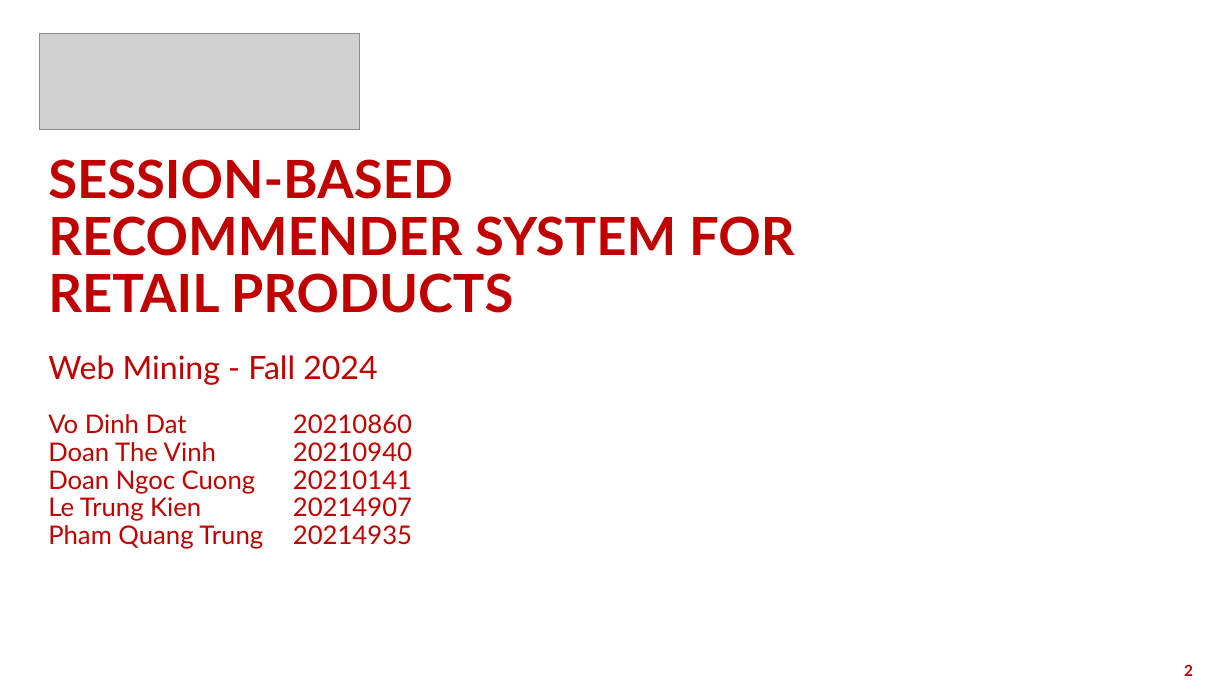
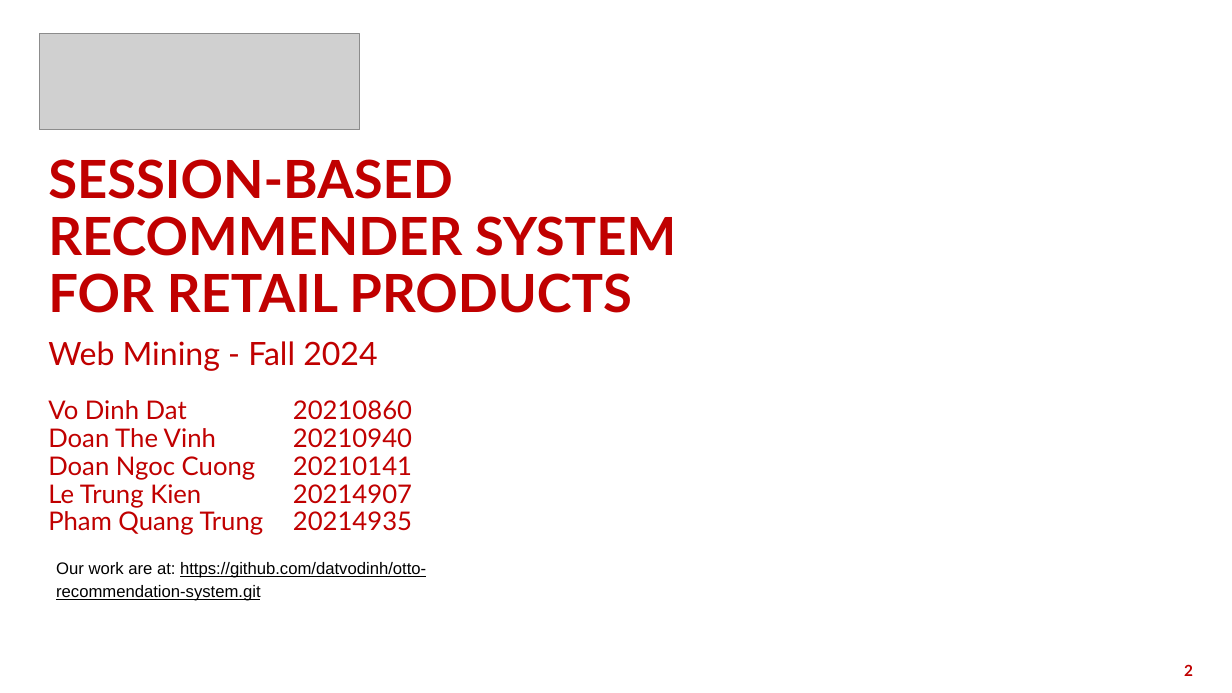
Before and after one commit to DoanNgocCuong/BasicTasksLearning_RecommenderSystem, a slide deck: slide 2 of report_slide/OTTO_WebMining.pptx. Drawn at 1232x693 pixels with LibreOffice and Linux fonts; fonts in the diff are those of the drawing; grey boxes stand for pictures; background and template pictures are left out. Boxes give left, top, right and bottom in pixels: in the first picture for what was removed or moved away, otherwise in the second. Text is boxed around its words. In the diff, an @@ line names an element or a change of style, - is before the commit and + after.

```diff
--- a/report_slide/OTTO_WebMining.pptx
+++ b/report_slide/OTTO_WebMining.pptx
@@ text at box(48, 159, 676, 313): text changed @@
-SESSION-BASED RECOMMENDER SYSTEM FOR RETAIL PRODUCTS
+SESSION-BASED RECOMMENDER SYSTEM
+FOR RETAIL PRODUCTS
@@ 3 texts: place and size @@
-3 texts at box(48, 355, 412, 549)
+3 texts at box(48, 341, 412, 535)
@@ text added at box(56, 562, 426, 601), 13 pt, text #000000, underline @@
+Our work are at: https://github.com/datvodinh/otto-recommendation-system.git
```
Also in this commit, not shown: 3 other slides changed, 17 slides added, 6 slides removed, 1 other file.
